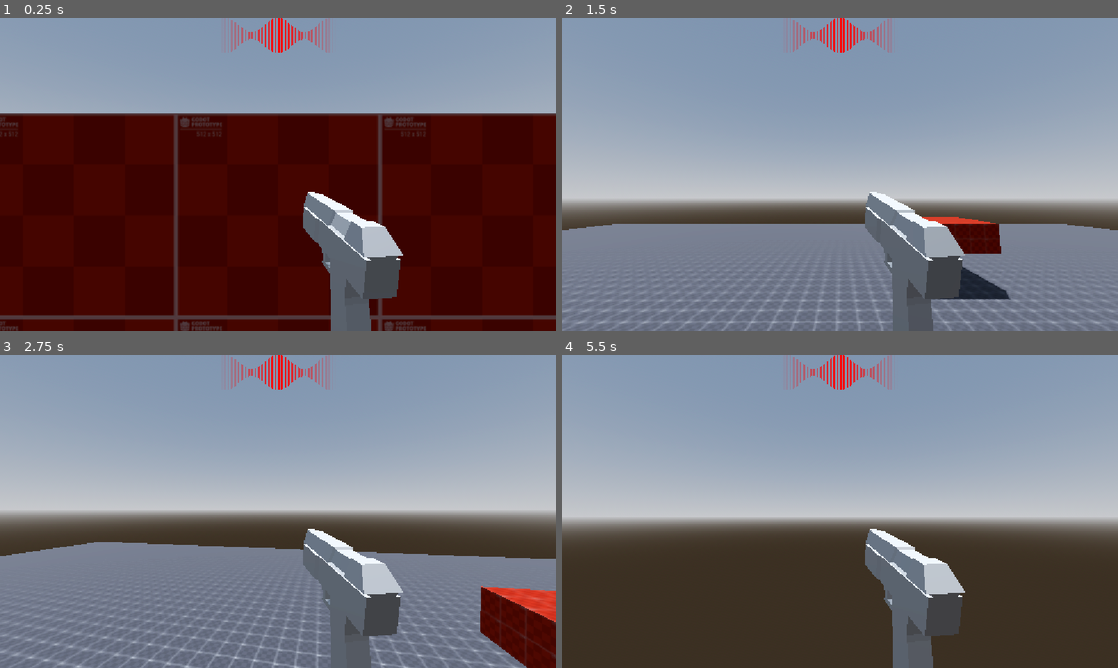
Above: before the commit, frames 1-4 (two rows, left to right).
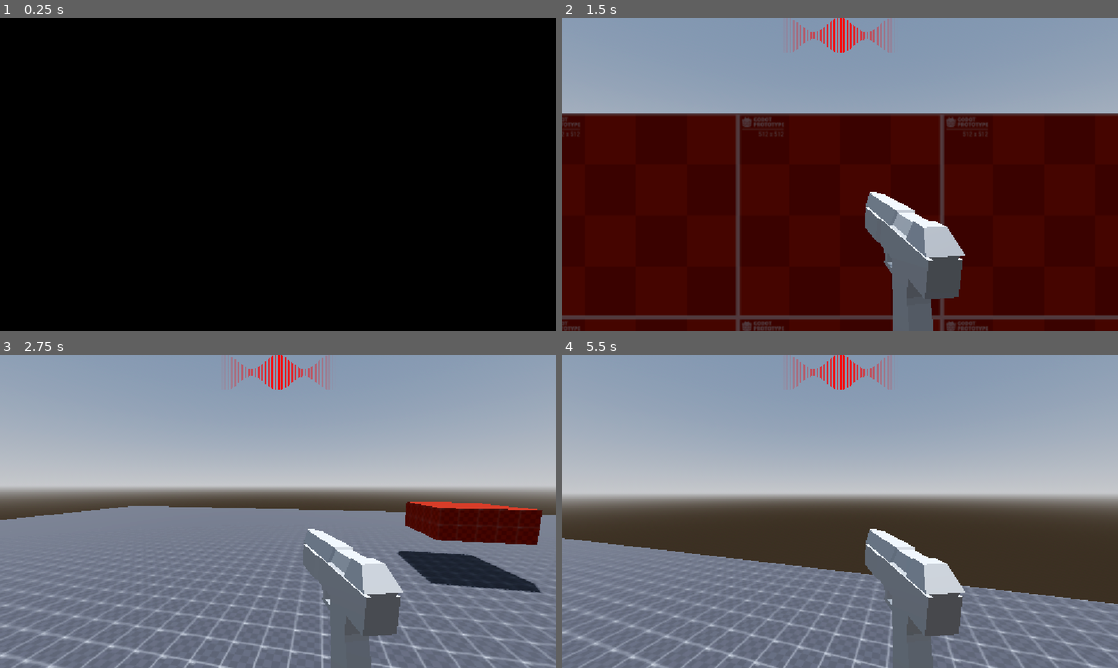
Above: after the commit, the same moments.

Repository: WasteIy/GameOff2025
Game: Godot game, scene res://Scenes/UI/splash_screens.tscn
The game is run twice, just before and just after one commit, with the same random seed, the same clock (stepped at 60 frames per second) and the same inputs. Before the commit the project starts from res://Scenes/Levels/debug_level.tscn.
Inputs (mouse positions are in pixels of both pictures, inside the frame that each line leads up to):
- Up to frame 1 (0.25 s): no input
- Up to frame 2 (1.5 s): tap Enter at 0.5 s; move the mouse to (867, 174) at 0.52 s; hold W (move_forward) 0.53-1.25 s; hold Ctrl (crouch) 0.53-1.25 s; click (867, 174) at 0.67 s; tap Space (jump) at 0.77, 1.07 s; tap Shift (run) at 0.8 s; click (840, 158) at 1.25 s, where only the run after the commit has a clickable "START GAME"
- Up to frame 3 (2.75 s): move the mouse to (250, 511) at 2.02 s; hold W (move_forward) from 2.03 s (still down); tap Shift (run) at 2.1 s; tap Space (jump) at 2.27, 2.3, 2.57 s
- Up to frame 4 (5.5 s): keep holding W (move_forward); move the mouse to (851, 505) at 2.77 s; hold Ctrl (crouch) 2.78-3.53 s; tap Space (jump) at 2.85, 3.77, 4.07, 4.52, 4.55, 4.82, 5.27 s; move the mouse to (834, 517) at 3.52 s; tap Ctrl (crouch) at 3.6, 5.3 s; click (834, 517) at 3.67 s; tap Shift (run) at 3.8 s; move the mouse to (878, 514) at 4.27 s; hold Shift (run) 4.28-5.03 s; move the mouse to (795, 508) at 5.02 s; click (795, 508) at 5.1 s

The runs differ from the first frame. In frame 1, 100% of the frame differs, in the area x 0-100%, y 0-100%; in frame 2, 65%; in frame 3, 28%; in frame 4, 40%.

Commit message:
Add Test Level and change main scene

Diff:
--- /dev/null
+++ b/Scenes/Levels/test_level.tscn
@@ -0,0 +1,329 @@
+[gd_scene load_steps=11 format=3 uid="uid://06vs5c27grlb"]
+
+[ext_resource type="PackedScene" uid="uid://bl6m5oumql8y4" path="res://Scenes/Player/player.tscn" id="1_rv5g2"]
+[ext_resource type="Script" uid="uid://cdwxlwba2c3qd" path="res://Scenes/colorful_tree.gd" id="2_lhx7y"]
+[ext_resource type="Material" uid="uid://ca4d0wj6cgv8x" path="res://Assets/Materials/structure_material_red.tres" id="3_i5435"]
+[ext_resource type="Material" uid="uid://bnka266lmacek" path="res://Assets/Materials/structure_material_blue.tres" id="4_jbixu"]
+[ext_resource type="Material" uid="uid://3ub3li5nvjsw" path="res://Assets/Materials/structure_material_green.tres" id="5_rxcld"]
+[ext_resource type="Material" uid="uid://cmlreoo2qwhp4" path="res://Assets/Materials/structure_material.tres" id="6_j3yal"]
+
+[sub_resource type="ProceduralSkyMaterial" id="ProceduralSkyMaterial_fjbi6"]
+sky_horizon_color = Color(0.64625, 0.65575, 0.67075, 1)
+ground_horizon_color = Color(0.64625, 0.65575, 0.67075, 1)
+
+[sub_resource type="Sky" id="Sky_43bpn"]
+sky_material = SubResource("ProceduralSkyMaterial_fjbi6")
+
+[sub_resource type="Environment" id="Environment_pyxgo"]
+background_mode = 2
+sky = SubResource("Sky_43bpn")
+tonemap_mode = 2
+glow_enabled = true
+
+[sub_resource type="CapsuleMesh" id="CapsuleMesh_70edh"]
+
+[node name="TestLevel" type="Node3D"]
+
+[node name="Player" parent="." instance=ExtResource("1_rv5g2")]
+transform = Transform3D(1, 0, 0, 0, 1, 0, 0, 0, 1, -0.5, 17, 0.5)
+base_collision_height = 1.9
+base_model_height = 1.0
+height_change_duration = 0.15
+max_speed = 50.0
+walk_speed = 9.0
+walk_acceleration = 11.0
+walk_deceleration = 10.0
+run_speed = 12.0
+run_acceleration = 10.0
+run_deceleration = 9.0
+continuous_run = false
+crouch_speed = 6.0
+crouch_acceleration = 12.0
+crouch_deceleration = 11.0
+continuous_crouch = false
+crouch_collision_height = 1.25
+crouch_model_height = 0.75
+slide_speed = 12.0
+slide_acceleration = 23.0
+velocity_lost_per_second = 4.0
+slope_sliding_desired_move_speed_increase = 2.0
+slope_sliding_speed_increase = 2.0
+slide_time = 1.2
+slide_cooldown = 1.2
+continuous_slide = true
+max_slope_angle = 75.0
+uphill_tolerance = 0.05
+jump_height = 2.1
+number_air_jump = 1
+coyote_jump_cooldown = 0.3
+in_air_input_multiplier = 1.0
+jump_time_to_peak = 0.34
+jump_time_to_fall = 0.28
+hit_ground_cooldown = 0.2
+
+[node name="Environment" type="Node3D" parent="."]
+
+[node name="WorldEnvironment" type="WorldEnvironment" parent="Environment"]
+environment = SubResource("Environment_pyxgo")
+
+[node name="DirectionalLight3D" type="DirectionalLight3D" parent="Environment"]
+transform = Transform3D(-0.866024, -0.433016, 0.250001, 0, 0.499998, 0.866026, -0.500003, 0.749999, -0.43301, -22, 101, 4)
+shadow_enabled = true
+
+[node name="Map" type="Node3D" parent="."]
+
+[node name="Red" type="Node3D" parent="Map"]
+script = ExtResource("2_lhx7y")
+
+[node name="CSGBox3D" type="CSGBox3D" parent="Map/Red"]
+transform = Transform3D(0.9659258, 0, -0.25881904, 0, 1, 0, 0.25881904, 0, 0.9659258, 7.25, 1.75, -48)
+material_override = ExtResource("3_i5435")
+size = Vector3(5.5, 3.5, 3)
+
+[node name="CSGBox3D2" type="CSGBox3D" parent="Map/Red"]
+transform = Transform3D(0.49999997, 0, 0.86602545, 0, 1, 0, -0.86602545, 0, 0.49999997, -8.25, 1.75, -48)
+material_override = ExtResource("3_i5435")
+size = Vector3(5.5, 3.5, 3)
+
+[node name="Blue" type="Node3D" parent="Map"]
+script = ExtResource("2_lhx7y")
+color = 2
+
+[node name="CSGBox3D3" type="CSGBox3D" parent="Map/Blue"]
+transform = Transform3D(0.9659258, 0, 0.2588191, 0, 1, 0, -0.2588191, 0, 0.9659258, -0.75, 1.75, -45.5)
+material_override = ExtResource("4_jbixu")
+size = Vector3(5.5, 3.5, 3)
+
+[node name="Green" type="Node3D" parent="Map"]
+script = ExtResource("2_lhx7y")
+color = 1
+
+[node name="CSGBox3D4" type="CSGBox3D" parent="Map/Green"]
+transform = Transform3D(0.9659258, 0, 0.2588191, 0, 1, 0, -0.2588191, 0, 0.9659258, 4.75, 1.75, -53)
+material_override = ExtResource("5_rxcld")
+size = Vector3(5.5, 3.5, 3)
+
+[node name="Black" type="Node" parent="Map"]
+
+[node name="Floor" type="CSGBox3D" parent="Map/Black"]
+transform = Transform3D(1, 0, 0, 0, 1, 0, 0, 0, 1, -0.5, -0.5, -12)
+use_collision = true
+collision_mask = 2
+size = Vector3(4, 1, 32)
+material = ExtResource("6_j3yal")
+
+[node name="Floor6" type="CSGBox3D" parent="Map/Black"]
+transform = Transform3D(1, 0, 0, 0, 1, 0, 0, 0, 1, -0.75, -0.5, -41.999)
+use_collision = true
+collision_mask = 2
+size = Vector3(36.5, 1, 28)
+material = ExtResource("6_j3yal")
+
+[node name="Desk" type="CSGBox3D" parent="Map/Black"]
+transform = Transform3D(1, 0, 0, 0, 1, 0, 0, 0, 1, -0.25, 0.5, -35.499)
+use_collision = true
+collision_mask = 2
+size = Vector3(7.5, 1, 2)
+material = ExtResource("6_j3yal")
+
+[node name="Desk2" type="CSGBox3D" parent="Map/Black"]
+transform = Transform3D(0.8660254, 0, 0.5, 0, 1, 0, -0.5, 0, 0.8660254, -9.25, 0.5, -33.499)
+use_collision = true
+collision_mask = 2
+size = Vector3(7.5, 1, 2)
+material = ExtResource("6_j3yal")
+
+[node name="Desk3" type="CSGBox3D" parent="Map/Black"]
+transform = Transform3D(0.8660254, 0, -0.5, 0, 1, 0, 0.5, 0, 0.8660254, 8.75, 0.5, -33.499)
+use_collision = true
+collision_mask = 2
+size = Vector3(7.5, 1, 2)
+material = ExtResource("6_j3yal")
+
+[node name="Floor2" type="CSGBox3D" parent="Map/Black"]
+transform = Transform3D(1, 0, 0, 0, 1, 0, 0, 0, 1, -10.75, -0.5, -14)
+use_collision = true
+collision_mask = 2
+size = Vector3(16.5, 1, 28)
+material = ExtResource("6_j3yal")
+
+[node name="Floor3" type="CSGBox3D" parent="Map/Black"]
+transform = Transform3D(1, 0, 0, 0, 1, 0, 0, 0, 1, 9.75, -0.5, -14)
+use_collision = true
+collision_mask = 2
+size = Vector3(16.5, 1, 28)
+material = ExtResource("6_j3yal")
+
+[node name="Floor4" type="CSGBox3D" parent="Map/Black"]
+transform = Transform3D(1, 0, 0, 0, 1, 0, 0, 0, 1, 9.75, 7.5, -14)
+use_collision = true
+collision_mask = 2
+size = Vector3(16.5, 1, 28)
+material = ExtResource("6_j3yal")
+
+[node name="Floor5" type="CSGBox3D" parent="Map/Black"]
+transform = Transform3D(1, 0, 0, 0, 1, 0, 0, 0, 1, -10.75, 7.5, -14)
+use_collision = true
+collision_mask = 2
+size = Vector3(16.5, 1, 28)
+material = ExtResource("6_j3yal")
+
+[node name="Wall4" type="CSGBox3D" parent="Map/Black"]
+transform = Transform3D(1, 0, 0, 0, 1, 0, 0, 0, 1, -0.5, 3, 4.5)
+use_collision = true
+collision_mask = 2
+size = Vector3(4, 8, 1)
+material = ExtResource("6_j3yal")
+
+[node name="Wall3" type="CSGBox3D" parent="Map/Black"]
+transform = Transform3D(1, 0, 0, 0, 1, 0, 0, 0, 1, -10.75, 3.5, -27)
+use_collision = true
+collision_mask = 2
+size = Vector3(16.5, 7, 2)
+material = ExtResource("6_j3yal")
+
+[node name="Wall9" type="CSGBox3D" parent="Map/Black"]
+transform = Transform3D(1, 0, 0, 0, 1, 0, 0, 0, 1, -0.5, 4.75, -38.25)
+use_collision = true
+collision_mask = 2
+size = Vector3(35, 9.5, 0.5)
+material = ExtResource("6_j3yal")
+
+[node name="Wall14" type="CSGBox3D" parent="Map/Black/Wall9"]
+operation = 2
+use_collision = true
+collision_mask = 2
+size = Vector3(33, 7.5, 2)
+material = ExtResource("6_j3yal")
+
+[node name="Wall10" type="CSGBox3D" parent="Map/Black"]
+transform = Transform3D(1, 0, 0, 0, 1, 0, 0, 0, 1, 8.75, 3.5, -27)
+use_collision = true
+collision_mask = 2
+size = Vector3(14.5, 7, 2)
+material = ExtResource("6_j3yal")
+
+[node name="Vent" type="CSGBox3D" parent="Map/Black"]
+transform = Transform3D(1, 0, 0, 0, 1, 0, 0, 0, 1, -0.5, 14, 0.5)
+operation = 2
+use_collision = true
+collision_mask = 2
+size = Vector3(3, 14, 3)
+material = ExtResource("6_j3yal")
+
+[node name="VentHole" type="CSGBox3D" parent="Map/Black/Vent"]
+transform = Transform3D(1, 0, 0, 0, 1, 0, 0, 0, 1, 0, -0.5, 0)
+operation = 2
+use_collision = true
+collision_mask = 2
+size = Vector3(2, 14.5, 2)
+material = ExtResource("6_j3yal")
+
+[node name="Ceiling" type="CSGBox3D" parent="Map/Black"]
+transform = Transform3D(1, 0, 0, 0, 1, 0, 0, 0, 1, -0.5, 6.5, -12)
+use_collision = true
+collision_mask = 2
+size = Vector3(3, 1, 32)
+material = ExtResource("6_j3yal")
+
+[node name="VentHole" type="CSGBox3D" parent="Map/Black/Ceiling"]
+transform = Transform3D(1, 0, 0, 0, 1, 0, 0, 0, 1, 0, 0.25, 12.5)
+operation = 2
+use_collision = true
+collision_mask = 2
+size = Vector3(2, 3, 2)
+material = ExtResource("6_j3yal")
+
+[node name="Wall7" type="CSGBox3D" parent="Map/Black"]
+transform = Transform3D(1, 0, 0, 0, 1, 0, 0, 0, 1, -18, 3.5, -14)
+use_collision = true
+collision_mask = 2
+size = Vector3(2, 7, 28)
+material = ExtResource("6_j3yal")
+
+[node name="Wall8" type="CSGBox3D" parent="Map/Black"]
+transform = Transform3D(1, 0, 0, 0, 1, 0, 0, 0, 1, 17, 3.5, -14)
+use_collision = true
+collision_mask = 2
+size = Vector3(2, 7, 28)
+material = ExtResource("6_j3yal")
+
+[node name="Wall5" type="CSGBox3D" parent="Map/Black"]
+transform = Transform3D(1, 0, 0, 0, 1, 0, 0, 0, 1, -9.75, 3.5, -14)
+use_collision = true
+collision_mask = 2
+size = Vector3(14.5, 7, 2)
+material = ExtResource("6_j3yal")
+
+[node name="Wall12" type="CSGBox3D" parent="Map/Black"]
+transform = Transform3D(1, 0, 0, 0, 1, 0, 0, 0, 1, 8.75, 3.5, -1)
+use_collision = true
+collision_mask = 2
+size = Vector3(14.5, 7, 2)
+material = ExtResource("6_j3yal")
+
+[node name="Wall11" type="CSGBox3D" parent="Map/Black"]
+transform = Transform3D(1, 0, 0, 0, 1, 0, 0, 0, 1, -9.75, 3.5, -1)
+use_collision = true
+collision_mask = 2
+size = Vector3(14.5, 7, 2)
+material = ExtResource("6_j3yal")
+
+[node name="Wall6" type="CSGBox3D" parent="Map/Black"]
+transform = Transform3D(1, 0, 0, 0, 1, 0, 0, 0, 1, 8.75, 3.5, -14)
+use_collision = true
+collision_mask = 2
+size = Vector3(14.5, 7, 2)
+material = ExtResource("6_j3yal")
+
+[node name="Wall2" type="CSGBox3D" parent="Map/Black"]
+transform = Transform3D(1, 0, 0, 0, 1, 0, 0, 0, 1, 1.25, 3.5, -12)
+use_collision = true
+collision_mask = 2
+size = Vector3(0.5, 7, 32)
+material = ExtResource("6_j3yal")
+
+[node name="Window2" type="CSGBox3D" parent="Map/Black/Wall2"]
+transform = Transform3D(1, 0, 0, 0, 1, 0, 0, 0, 1, 0, -1, 5)
+operation = 2
+use_collision = true
+collision_mask = 2
+size = Vector3(1, 3, 7)
+material = ExtResource("6_j3yal")
+
+[node name="Window3" type="CSGBox3D" parent="Map/Black/Wall2"]
+transform = Transform3D(1, 0, 0, 0, 1, 0, 0, 0, 1, 0, -1, -8)
+operation = 2
+use_collision = true
+collision_mask = 2
+size = Vector3(1, 3, 7)
+material = ExtResource("6_j3yal")
+
+[node name="Wall13" type="CSGBox3D" parent="Map/Black"]
+transform = Transform3D(1, 0, 0, 0, 1, 0, 0, 0, 1, -2.25, 3, -12)
+use_collision = true
+collision_mask = 2
+size = Vector3(0.5, 8, 32)
+material = ExtResource("6_j3yal")
+
+[node name="Window4" type="CSGBox3D" parent="Map/Black/Wall13"]
+transform = Transform3D(1, 0, 0, 0, 1, 0, 0, 0, 1, 0, -0.5, 5)
+operation = 2
+use_collision = true
+collision_mask = 2
+size = Vector3(1, 3, 7)
+material = ExtResource("6_j3yal")
+
+[node name="Window5" type="CSGBox3D" parent="Map/Black/Wall13"]
+transform = Transform3D(1, 0, 0, 0, 1, 0, 0, 0, 1, 0, -0.5, -8)
+operation = 2
+use_collision = true
+collision_mask = 2
+size = Vector3(1, 3, 7)
+material = ExtResource("6_j3yal")
+
+[node name="Enemies" type="Node3D" parent="."]
+
+[node name="MeshInstance3D" type="MeshInstance3D" parent="Enemies"]
+transform = Transform3D(1, 0, 0, 0, 1, 0, 0, 0, 1, 12.5, 6.5, -9)
+mesh = SubResource("CapsuleMesh_70edh")
--- a/project.godot
+++ b/project.godot
@@ -11,7 +11,7 @@
 [application]
 
 config/name="Game Off 2025"
-run/main_scene="uid://ci2bujn2juf0j"
+run/main_scene="uid://x5eoad7jidfu"
 config/features=PackedStringArray("4.5", "Forward Plus")
 config/icon="res://icon.svg"
 
